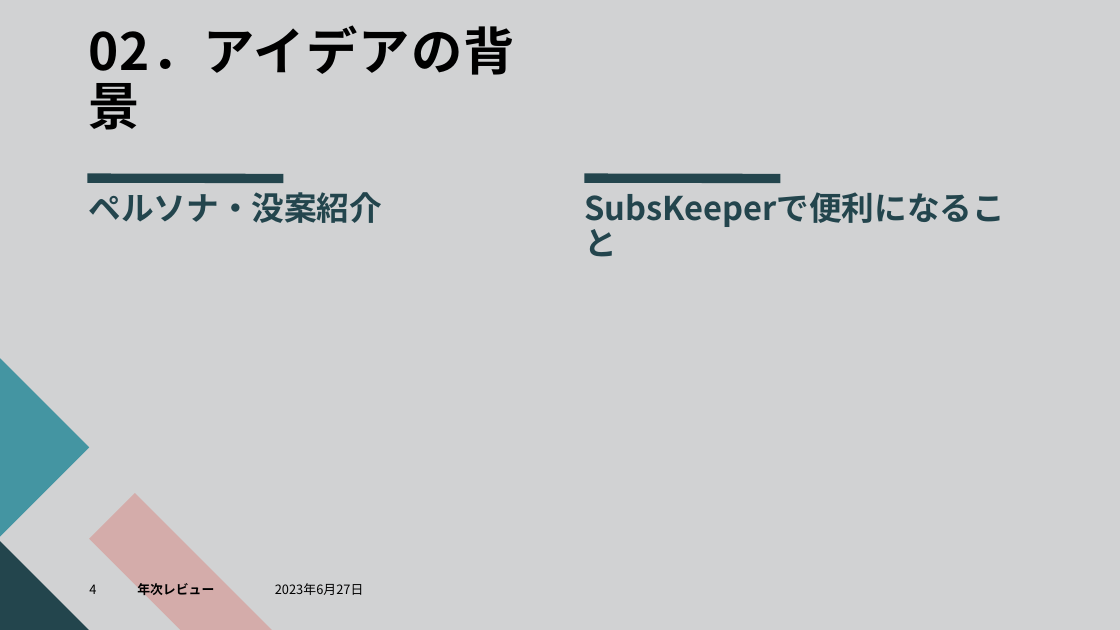
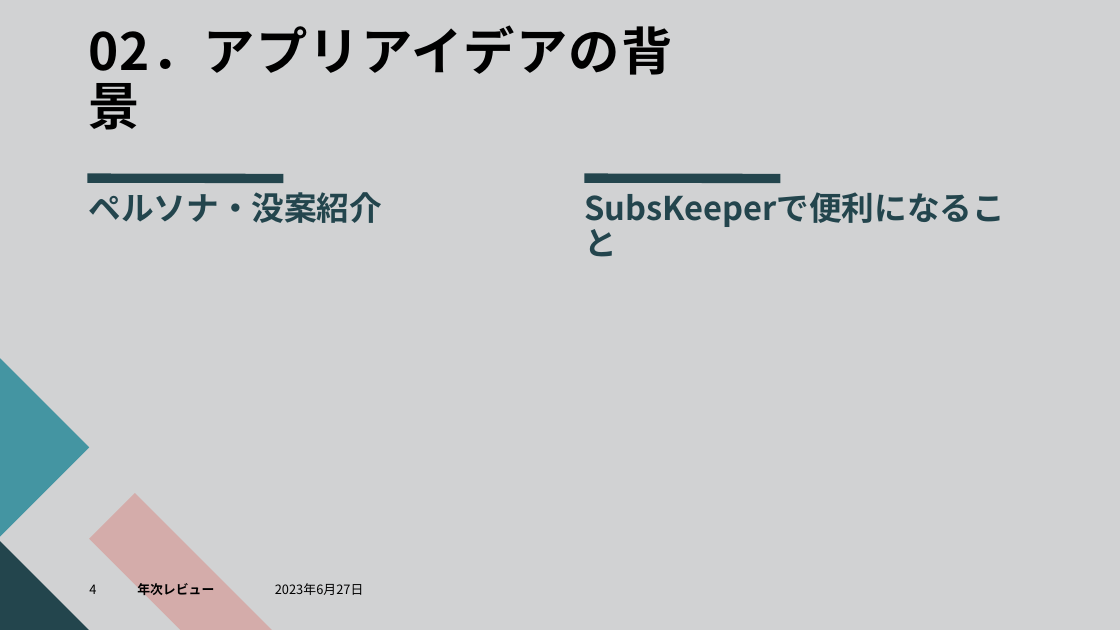
Before and after one commit to dojo2023/C-5, a slide deck: slide 4 of doc/SubsKeeper.pptx. Drawn at 1120x630 pixels with LibreOffice and Linux fonts; fonts in the diff are those of the drawing. Boxes give left, top, right and bottom in pixels: in the first picture for what was removed or moved away, otherwise in the second. Text is boxed around its words. In the diff, an @@ line names an element or a change of style, - is before the commit and + after.

```diff
--- a/doc/SubsKeeper.pptx
+++ b/doc/SubsKeeper.pptx
@@ title at (89,25,673,130): text changed @@
-02．アイデアの背景
+02．アプリアイデアの背景
```
Also in this commit, not shown: 3 other slides changed.
